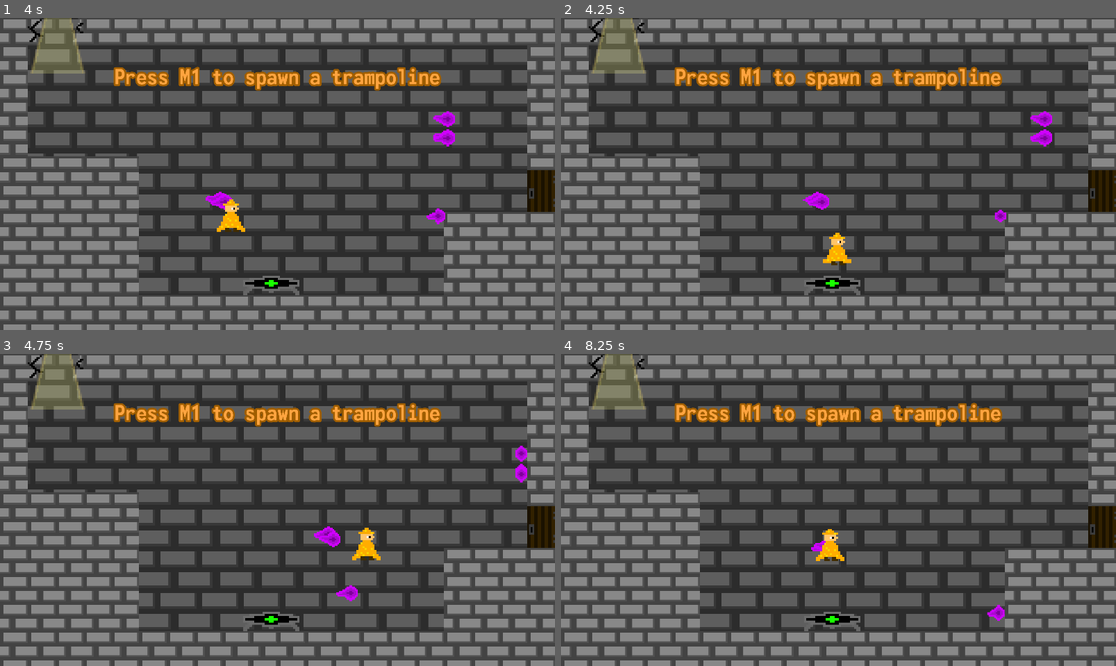
Above: before the commit, frames 1-4 (two rows, left to right).
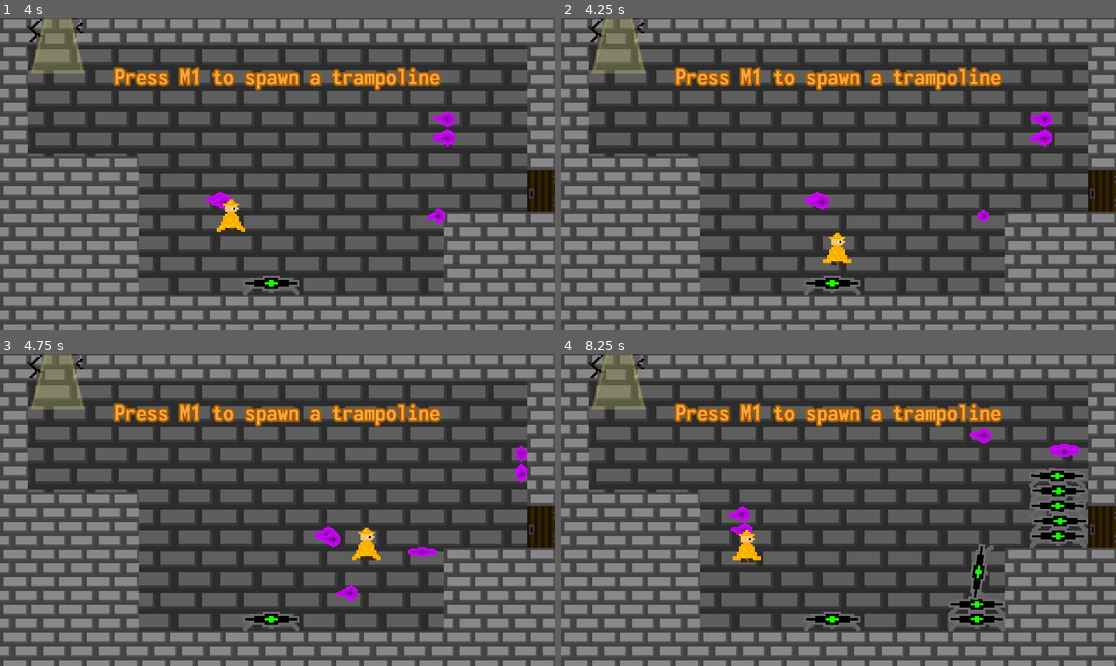
Above: after the commit, the same moments.

Repository: Gplayer128/Bouncemancer
Game: Godot game, scene res://Scenes/MainMenu.tscn
Two runs of this game, one before a commit and one after it. Both use one fixed random seed, a clock stepped at 60 frames per second and the inputs below.
Inputs (mouse positions are in pixels of both pictures, inside the frame that each line leads up to):
- Up to frame 1 (4 s): click "Start Game" at 0.5 s; tap M every 0.75 s from 1.25 to 3.5 s; move the mouse to (399, 158) at 1.27 s; hold 1 (1) 1.28-2.03 s; hold D (right) 1.28-2.78 s; click (399, 158) at 1.42 s; tap Space (jump) at 1.52, 2.27, 3.77 s; move the mouse to (166, 189) at 2.02 s; tap 1 (1) at 2.1, 3.8 s; move the mouse to (333, 105) at 2.77 s; hold A (left) 2.78-3.53 s; hold 1 (1) 2.78-3.53 s; tap Alt at 2.85 s; move the mouse to (249, 236) at 3.52 s; hold D (right) from 3.53 s (still down); tap Shift at 3.6 s; click (249, 236) at 3.67 s
- Up to frame 2 (4.25 s): keep holding D (right)
- Up to frame 3 (4.75 s): keep holding D (right); tap M at 4.25 s; move the mouse to (444, 556) at 4.27 s; hold 1 (1) from 4.28 s (still down); tap Space (jump) at 4.52 s
- Up to frame 4 (8.25 s): tap M at 5 s; move the mouse to (672, 463) at 5.02 s; release D (right) at 5.03 s; release 1 (1) at 5.03 s; hold A (left) 5.03-5.78 s; tap 1 (1) at 5.1, 6.8, 8.1 s; tap Space (jump) at 5.27, 6.77, 7.52 s; move the mouse to (866, 510) at 5.77 s; hold D (right) 5.78-6.53 s; hold 1 (1) 5.78-6.53 s; tap Alt at 5.85 s; click (866, 510) at 5.92 s; move the mouse to (755, 432) at 6.52 s; hold A (left) 6.53-8.03 s; tap Shift at 6.6 s; move the mouse to (960, 494) at 7.27 s; hold 1 (1) 7.28-8.03 s; move the mouse to (727, 525) at 8.02 s; hold D (right) from 8.03 s (still down); click (727, 525) at 8.17 s

Frame 1 is identical in both runs. In frame 2, 0.1% of the frame differs, in the area x 74-81%, y 61-66%; in frame 3, 0.1%; in frame 4, 3.5%, in the area x 30-95%, y 23-89%.

Commit message:
finally spawn trampoline

Diff:
--- a/Scenes/projectile.tscn
+++ b/Scenes/projectile.tscn
@@ -57,7 +57,12 @@
 }, {
 "duration": 1.0,
 "texture": ExtResource("10_h15bx")
+}],
+"loop": 0,
+"name": &"hit",
+"speed": 25.0
 }, {
+"frames": [{
 "duration": 1.0,
 "texture": ExtResource("12_jdrjw")
 }, {
@@ -83,8 +88,8 @@
 "texture": ExtResource("19_frn26")
 }],
 "loop": 0,
-"name": &"hit",
-"speed": 25.0
+"name": &"hit2",
+"speed": 10.0
 }]
 
 [sub_resource type="CircleShape2D" id="CircleShape2D_8wt1i"]
@@ -96,8 +101,10 @@
 [node name="AnimatedSprite2D" type="AnimatedSprite2D" parent="." unique_id=1093829602]
 scale = Vector2(5, 5)
 sprite_frames = SubResource("SpriteFrames_sxovr")
-animation = &"hit"
+animation = &"hit2"
 autoplay = "fly"
+frame = 7
+frame_progress = 1.0
 
 [node name="CollisionShape2D" type="CollisionShape2D" parent="." unique_id=50945272]
 shape = SubResource("CircleShape2D_8wt1i")
--- a/Scripts/projectile.gd
+++ b/Scripts/projectile.gd
@@ -3,7 +3,11 @@
 @export var SPEED = 1200 # Increased default speed so it's visible
 @export var speed: float = 500.0
 
+var trampoline_inst = preload("res://trampoline.tscn")
+
+var num
 var hit_wall : bool
+var second_anim : bool
 
 @onready var anim_player : AnimatedSprite2D = $AnimatedSprite2D
 
@@ -12,6 +16,8 @@
 var spawnRot : float
 
 func _ready() -> void:
+	num = 0
+	second_anim = false
 	hit_wall = false
 	global_position = spawnPos
 	# Calculate velocity using SPEED and the direction angle
@@ -35,4 +41,12 @@
 		anim_player.play("hit")
 
 func _on_animated_sprite_2d_animation_finished() -> void:
-	queue_free()
+	if num == 0:
+		position += Vector2(-60.0, 0.0)
+		anim_player.play("hit2")
+		num += 1
+	else:
+		var instantiated_node = trampoline_inst.instantiate()
+		get_tree().current_scene.add_child(instantiated_node)
+		instantiated_node.global_position = global_position
+		queue_free()
